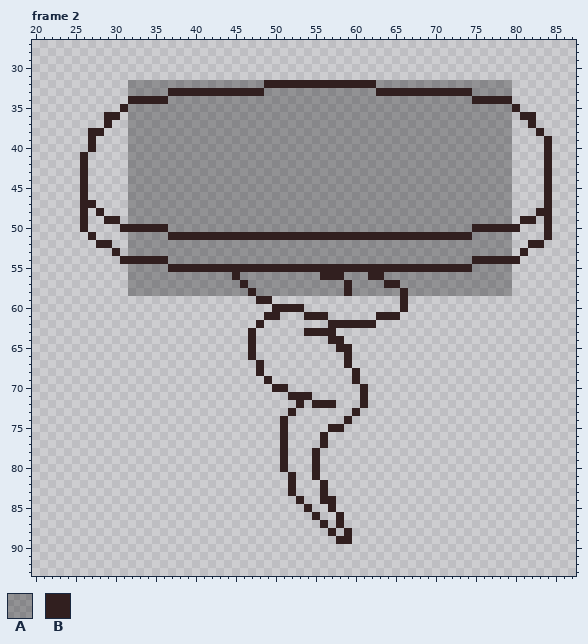
A pixel-art file gets an edit: OpenGL/Content/images/basic_bouncer_1.aseprite. Above, as it was before the edit.
112x112 pixels, 16 frames. Shown: frame 2: x 20..87, y 27..93. The commit also changed other frames, which this record leaves out.
Visible layers, top first: "Layer 2", "Layer 1" opacity 29%.
Palette (. is transparent): A #0000004a  B #311f1f
Pixels before, frame 2 (only the part around the change), first column x 20:
27 ....................................................................
28 ....................................................................
29 ....................................................................
30 ....................................................................
31 ....................................................................
32 ............AAAAAAAAAAAAAAAAABBBBBBBBBBBBBBAAAAAAAAAAAAAAAAA........
33 ............AAAAABBBBBBBBBBBBAAAAAAAAAAAAAABBBBBBBBBBBBAAAAA........
34 ............BBBBBAAAAAAAAAAAAAAAAAAAAAAAAAAAAAAAAAAAAAABBBBB........
35 ...........BAAAAAAAAAAAAAAAAAAAAAAAAAAAAAAAAAAAAAAAAAAAAAAAAB.......
36 .........BB.AAAAAAAAAAAAAAAAAAAAAAAAAAAAAAAAAAAAAAAAAAAAAAAA.BB.....
37 .........B..AAAAAAAAAAAAAAAAAAAAAAAAAAAAAAAAAAAAAAAAAAAAAAAA..B.....
38 .......BB...AAAAAAAAAAAAAAAAAAAAAAAAAAAAAAAAAAAAAAAAAAAAAAAA...B....
39 .......B....AAAAAAAAAAAAAAAAAAAAAAAAAAAAAAAAAAAAAAAAAAAAAAAA....B...
40 .......B....AAAAAAAAAAAAAAAAAAAAAAAAAAAAAAAAAAAAAAAAAAAAAAAA....B...
41 ......B.....AAAAAAAAAAAAAAAAAAAAAAAAAAAAAAAAAAAAAAAAAAAAAAAA....B...
42 ......B.....AAAAAAAAAAAAAAAAAAAAAAAAAAAAAAAAAAAAAAAAAAAAAAAA....B...
43 ......B.....AAAAAAAAAAAAAAAAAAAAAAAAAAAAAAAAAAAAAAAAAAAAAAAA....B...
44 ......B.....AAAAAAAAAAAAAAAAAAAAAAAAAAAAAAAAAAAAAAAAAAAAAAAA....B...
45 ......B.....AAAAAAAAAAAAAAAAAAAAAAAAAAAAAAAAAAAAAAAAAAAAAAAA....B...
46 ......B.....AAAAAAAAAAAAAAAAAAAAAAAAAAAAAAAAAAAAAAAAAAAAAAAA....B...
47 ......BB....AAAAAAAAAAAAAAAAAAAAAAAAAAAAAAAAAAAAAAAAAAAAAAAA....B...
48 ......B.B...AAAAAAAAAAAAAAAAAAAAAAAAAAAAAAAAAAAAAAAAAAAAAAAA...BB...
49 ......B..BB.AAAAAAAAAAAAAAAAAAAAAAAAAAAAAAAAAAAAAAAAAAAAAAAA.BB.B...
50 ......B....BBBBBBAAAAAAAAAAAAAAAAAAAAAAAAAAAAAAAAAAAAAABBBBBB...B...
51 .......B....AAAAABBBBBBBBBBBBBBBBBBBBBBBBBBBBBBBBBBBBBBAAAAA....B...
52 ........BB..AAAAAAAAAAAAAAAAAAAAAAAAAAAAAAAAAAAAAAAAAAAAAAAA..BB....
53 ..........B.AAAAAAAAAAAAAAAAAAAAAAAAAAAAAAAAAAAAAAAAAAAAAAAA.B......
54 ...........BBBBBBAAAAAAAAAAAAAAAAAAAAAAAAAAAAAAAAAAAAAABBBBBB.......
55 ............AAAAABBBBBBBBBBBBBBBBBBBBBBBBBBBBBBBBBBBBBBAAAAA........
56 ............AAAAAAAAAAAAABAAAAAAAAAABBBAAABBAAAAAAAAAAAAAAAA........
57 ............AAAAAAAAAAAAAABAAAAAAAAAAAABAAAABBAAAAAAAAAAAAAA........
58 ............AAAAAAAAAAAAAAABAAAAAAAAAAABAAAAAABAAAAAAAAAAAAA........
59 ............................BB................B.....................
60 ..............................BBBB............B.....................
61 .............................BB...BBB......BBB......................
62 ............................B........BBBBBB.........................
63 ...........................B......BBBB..............................
64 ...........................B.........BB.............................
65 ...........................B..........BB............................
66 ...........................B...........B............................
67 ............................B..........B............................
68 ............................B...........B...........................
69 .............................B..........B...........................
70 ..............................BB.........B..........................
71 ................................BBB......B..........................
72 .................................B.BBB...B..........................
73 ................................B.......B...........................
74 ...............................B.......B............................
75 ...............................B.....BB.............................
76 ...............................B....B...............................
77 ...............................B....B...............................
78 ...............................B...B................................
79 ...............................B...B................................
80 ...............................B...B................................
81 ................................B..B................................
82 ................................B...B...............................
83 ................................B...B...............................
84 .................................B..BB..............................
85 ..................................B..B..............................
86 ...................................B..B.............................
87 ....................................B.B.............................
88 .....................................B.B............................
89 ......................................BB............................
90 ....................................................................
91 ....................................................................
92 ....................................................................
93 ....................................................................
New version:
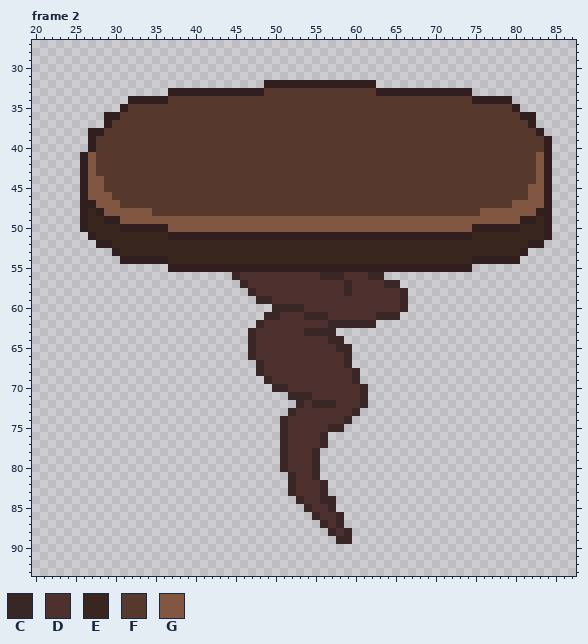
Colours new in this view: C #392726  D #4e312f  E #39261f  F #57382d  G #815741
The author wrote: Create animations for the bouncer mechanic.
Difference:
layer "Layer 1" now hidden
Changed rows in their new state; - is an unchanged pixel.
Frame 2:
first column x 27:
32 -----.................--------------.................----
33 -----.....------------FFFFFFFFFFFFFF------------.....----
34 ----------FFFFFFFFFFFFFFFFFFFFFFFFFFFFFFFFFFFFFF---------
35 -----FFFFFFFFFFFFFFFFFFFFFFFFFFFFFFFFFFFFFFFFFFFFFFFF----
36 ----FFFFFFFFFFFFFFFFFFFFFFFFFFFFFFFFFFFFFFFFFFFFFFFFFF---
37 ---FFFFFFFFFFFFFFFFFFFFFFFFFFFFFFFFFFFFFFFFFFFFFFFFFFFF--
38 --FFFFFFFFFFFFFFFFFFFFFFFFFFFFFFFFFFFFFFFFFFFFFFFFFFFFFF-
39 -FFFFFFFFFFFFFFFFFFFFFFFFFFFFFFFFFFFFFFFFFFFFFFFFFFFFFFFF
40 -FFFFFFFFFFFFFFFFFFFFFFFFFFFFFFFFFFFFFFFFFFFFFFFFFFFFFFFF
41 GFFFFFFFFFFFFFFFFFFFFFFFFFFFFFFFFFFFFFFFFFFFFFFFFFFFFFFFG
42 GFFFFFFFFFFFFFFFFFFFFFFFFFFFFFFFFFFFFFFFFFFFFFFFFFFFFFFFG
43 GFFFFFFFFFFFFFFFFFFFFFFFFFFFFFFFFFFFFFFFFFFFFFFFFFFFFFFFG
44 GGFFFFFFFFFFFFFFFFFFFFFFFFFFFFFFFFFFFFFFFFFFFFFFFFFFFFFFG
45 GGFFFFFFFFFFFFFFFFFFFFFFFFFFFFFFFFFFFFFFFFFFFFFFFFFFFFFGG
46 GGGFFFFFFFFFFFFFFFFFFFFFFFFFFFFFFFFFFFFFFFFFFFFFFFFFFFFGG
47 -GGGFFFFFFFFFFFFFFFFFFFFFFFFFFFFFFFFFFFFFFFFFFFFFFFFFGGGG
48 E-GGGGGGFFFFFFFFFFFFFFFFFFFFFFFFFFFFFFFFFFFFFFFFFGGGGGGG-
49 EE--GGGGGGGGGGGGGGGGGGGGGGGGGGGGGGGGGGGGGGGGGGGGGGGGGG--E
50 EEEE------GGGGGGGGGGGGGGGGGGGGGGGGGGGGGGGGGGGGGG------EEE
51 -EEEEEEEEE--------------------------------------EEEEEEEEE
52 ---EEEEEEEEEEEEEEEEEEEEEEEEEEEEEEEEEEEEEEEEEEEEEEEEEEEE--
53 ----EEEEEEEEEEEEEEEEEEEEEEEEEEEEEEEEEEEEEEEEEEEEEEEEEE---
54 ----------EEEEEEEEEEEEEEEEEEEEEEEEEEEEEEEEEEEEEE---------
55 -----.....--------------------------------------.....----
56 -----.............CDDDDDDDDDDCCCDDDCC................----
57 -----..............CDDDDDDDDDDDDCDDDDCC..............----
58 -----...............CDDDDDDDDDDDCDDDDDDC.............----
59 ---------------------CCDDDDDDDDDDDDDDDDC-----------------
60 -----------------------CCCCDDDDDDDDDDDDC-----------------
61 ----------------------CCDDDCCCDDDDDDCCC------------------
62 ---------------------CDDDDDDDDCCCCCC---------------------
63 --------------------CDDDDDDCCCC--------------------------
64 --------------------CDDDDDDDDDCC-------------------------
65 --------------------CDDDDDDDDDDCC------------------------
66 --------------------CDDDDDDDDDDDC------------------------
67 ---------------------CDDDDDDDDDDC------------------------
68 ---------------------CDDDDDDDDDDDC-----------------------
69 ----------------------CDDDDDDDDDDC-----------------------
70 -----------------------CCDDDDDDDDDC----------------------
71 -------------------------CCCDDDDDDC----------------------
72 --------------------------CDCCCDDDC----------------------
73 -------------------------CDDDDDDDC-----------------------
74 ------------------------CDDDDDDDC------------------------
75 ------------------------CDDDDDCC-------------------------
76 ------------------------CDDDDC---------------------------
77 ------------------------CDDDDC---------------------------
78 ------------------------CDDDC----------------------------
79 ------------------------CDDDC----------------------------
80 ------------------------CDDDC----------------------------
81 -------------------------CDDC----------------------------
82 -------------------------CDDDC---------------------------
83 -------------------------CDDDC---------------------------
84 --------------------------CDDCC--------------------------
85 ---------------------------CDDC--------------------------
86 ----------------------------CDDC-------------------------
87 -----------------------------CDC-------------------------
88 ------------------------------CDC------------------------
89 -------------------------------CC------------------------
